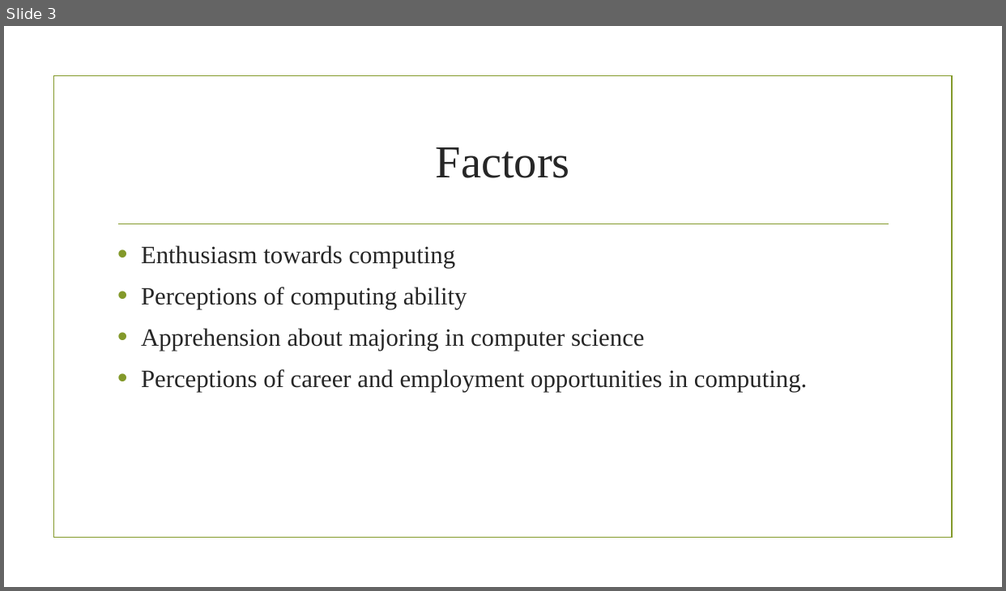
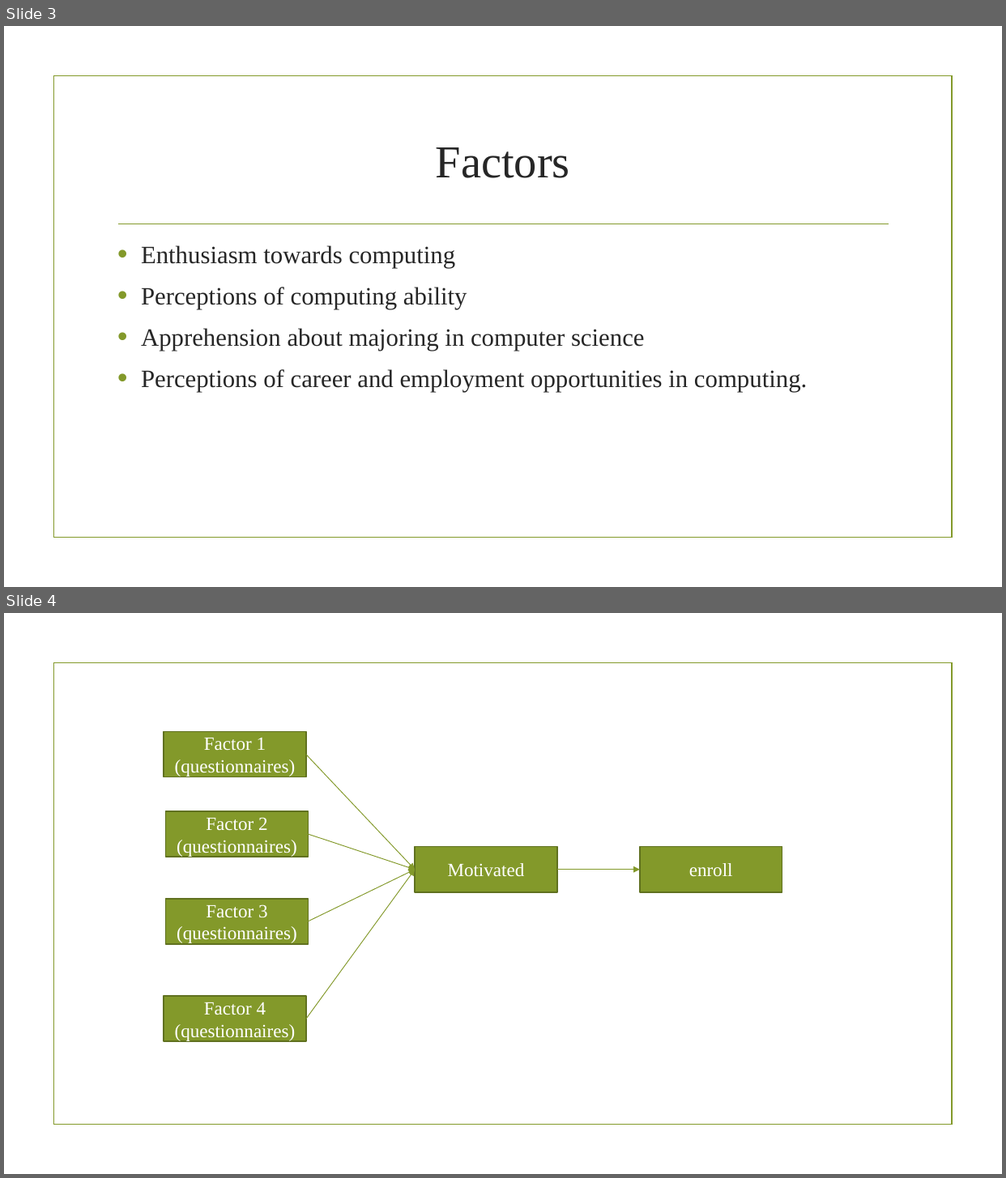
Before and after one commit to Exceptionsk/IRP, a slide deck: factors influencing students' decisions to enroll in.pptx. Shown one above the other, each under a label of ours: slide 3 before the commit, slides 3 and 4 after it. The pictures are 1006x591 and 1006x1178 pixels, drawn with LibreOffice and Linux fonts; fonts in the diff are those of the drawing; background and template pictures are left out. Boxes give left, top, right and bottom in pixels: in the first picture for what was removed or moved away, otherwise in the second. Text is boxed around its words. In the diff, an @@ line names an element or a change of style, - is before the commit and + after.

```diff
--- a/factors influencing students' decisions to enroll in.pptx
+++ b/factors influencing students' decisions to enroll in.pptx
@@ slide 4 added at (4,613,1002,1174), background picture (left out); not listed: 1 template element that a slide beside it also shows @@
@@ rectangle added at (164,732,305,777), fill #83992A, outline #61711F 1.25 pt, 18 pt, text #FFFFFF @@
+Factor 1 (questionnaires)
@@ arrow added from (306, 755) to (415, 870), #83992A 0.75 pt @@
@@ rectangle added at (166,811,308,857), fill #83992A, outline #61711F 1.25 pt, 18 pt, text #FFFFFF @@
+Factor 2 (questionnaires)
@@ arrow added from (308, 835) to (415, 870), #83992A 0.75 pt @@
@@ rectangle added at (415,846,557,892), fill #83992A, outline #61711F 1.25 pt, 18 pt, text #FFFFFF @@
+Motivated
@@ rectangle added at (640,846,782,892), fill #83992A, outline #61711F 1.25 pt, 18 pt, text #FFFFFF @@
+enroll
@@ arrow added from (306, 1020) to (415, 870), #83992A 0.75 pt @@
@@ arrow added from (308, 922) to (415, 870), #83992A 0.75 pt @@
@@ arrow added from (557, 870) to (640, 870), #83992A 0.75 pt @@
@@ rectangle added at (166,899,308,944), fill #83992A, outline #61711F 1.25 pt, 18 pt, text #FFFFFF @@
+Factor 3 (questionnaires)
@@ rectangle added at (164,996,305,1042), fill #83992A, outline #61711F 1.25 pt, 18 pt, text #FFFFFF @@
+Factor 4 (questionnaires)
```
Also in this commit, not shown: 2 other slides added, 1 slide removed, 1 other file.
